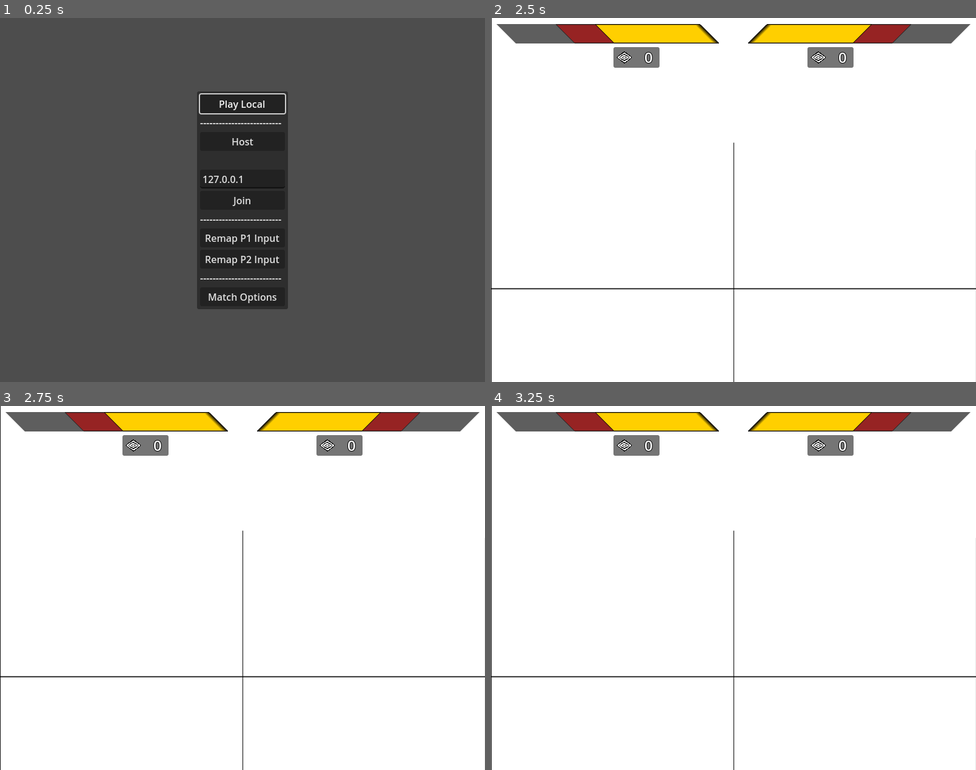
Above: before the commit, frames 1-4 (two rows, left to right).
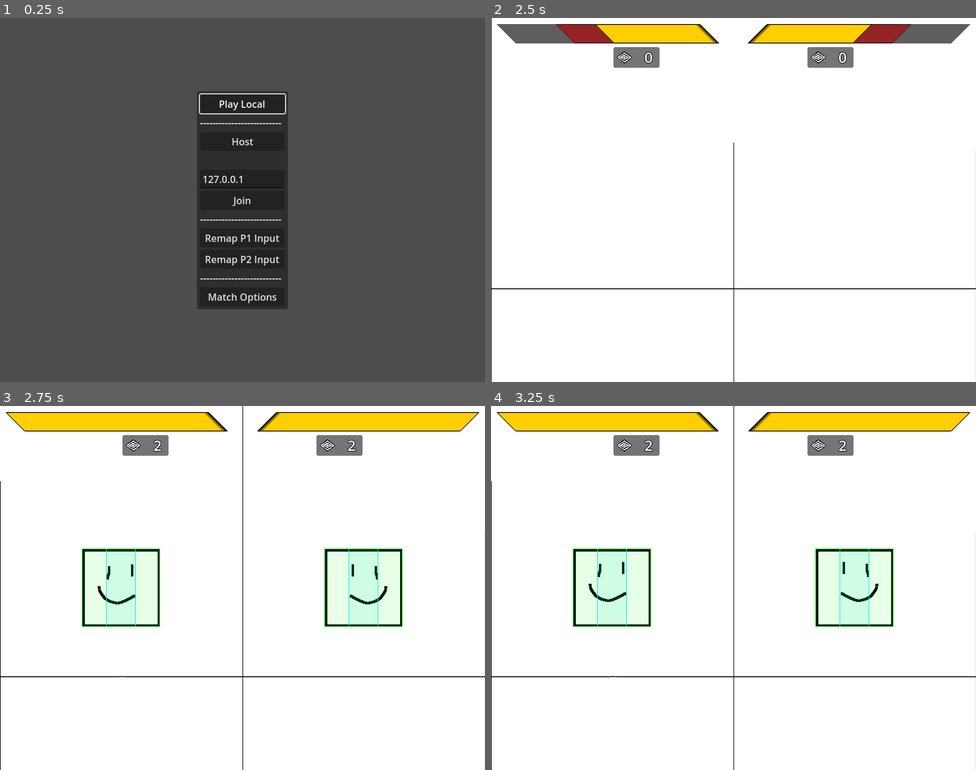
Above: after the commit, the same moments.

Repository: SamBumgardner/spellstrike
Game: Godot game, scene res://network/main.tscn
Two runs of this game, one before a commit and one after it. Both use one fixed random seed, a clock stepped at 60 frames per second and the inputs below.
Inputs (mouse positions are in pixels of both pictures, inside the frame that each line leads up to):
- Up to frame 1 (0.25 s): no input
- Up to frame 2 (2.5 s): click "Play Local" at 0.5 s; tap Enter at 1.25 s; move the mouse to (840, 181) at 1.27 s; hold Up 1.28-2 s; click (840, 181) at 1.42 s; tap Space at 2 s; drag from (636, 218) to (709, 272) at 2.02 s
- Up to frame 3 (2.75 s): no input
- Up to frame 4 (3.25 s): move the mouse to (782, 507) at 2.77 s; hold Up from 2.78 s (still down)

Frames 1-2 are identical in both runs. In frame 3, 9.7% of the frame differs, in the area x 0-99%, y 0-100%; in frame 4, 9.7%.
Error before the commit: Assertion failed: Cannot add ourselves as a peer in SyncManager (res://addons/godot-rollback-netcode/SyncManager.gd:431)

Commit message:
fix failure to start local

Diff:
--- a/game/network/main.gd
+++ b/game/network/main.gd
@@ -37,7 +37,6 @@
 
 func _disconnect_existing_peers() -> void:
     multiplayer.multiplayer_peer.close()
-    multiplayer.multiplayer_peer = null
 
 func _on_local_button_pressed():
     %Menu.hide()
